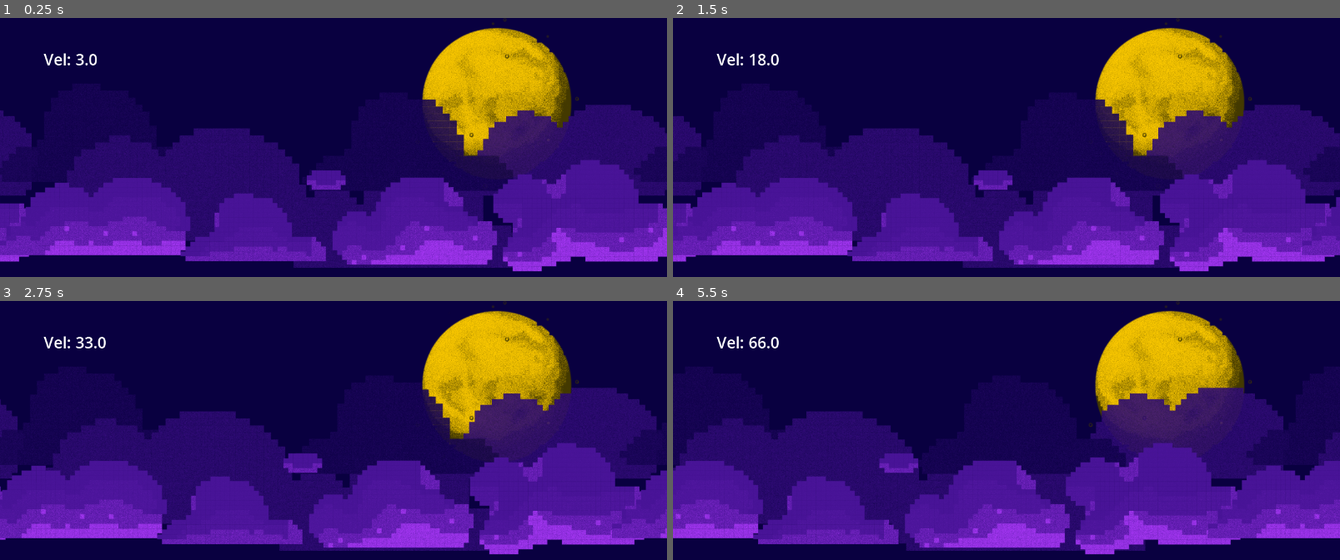
Above: before the commit, frames 1-4 (two rows, left to right).
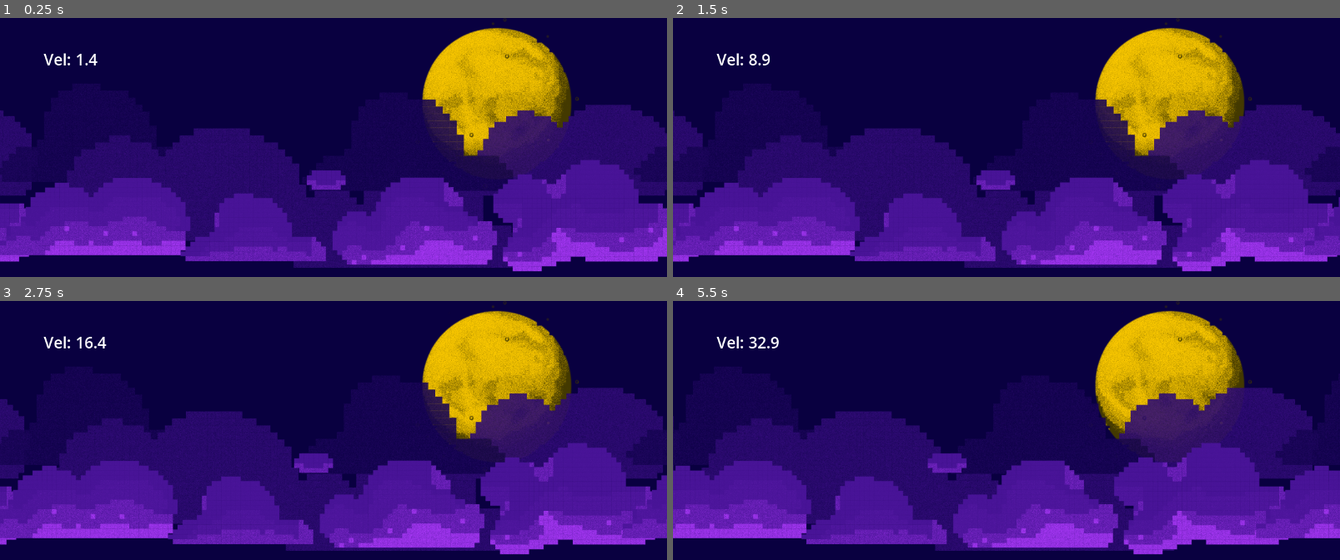
Above: after the commit, the same moments.

Repository: Hei-Lima/learninggodot
Game: Godot game, scene res://scenes/level.tscn
The game is run twice, just before and just after one commit, with the same random seed, the same clock (stepped at 60 frames per second) and the same inputs.
Inputs:
- Up to frame 1 (0.25 s): no input
- Up to frame 2 (1.5 s): no input
- Up to frame 3 (2.75 s): no input
- Up to frame 4 (5.5 s): no input

The runs differ from the first frame. In frame 1, less than 0.1% of the frame differs, in the area x 11-15%, y 13-19%; in frame 2, 2.4%; in frame 3, 8.1%; in frame 4, 20%, in the area x 0-100%, y 13-98%.

Commit message:
Fix camera

Diff:
--- a/joyride/scenes/level.tscn
+++ b/joyride/scenes/level.tscn
@@ -1,6 +1,5 @@
-[gd_scene load_steps=6 format=3 uid="uid://cpa0vb5dlq6dn"]
+[gd_scene load_steps=5 format=3 uid="uid://cpa0vb5dlq6dn"]
 
-[ext_resource type="Script" uid="uid://cumb4r12nfw2v" path="res://scenes/scroll_controller.gd" id="2_w7c3h"]
 [ext_resource type="PackedScene" uid="uid://b8x8ucg4jdakg" path="res://scenes/background/background.tscn" id="2_w8frs"]
 [ext_resource type="Script" uid="uid://c04oqxy5bnr1c" path="res://scenes/misc/label.gd" id="3_w8frs"]
 [ext_resource type="PackedScene" uid="uid://djyda0k6pftbe" path="res://scenes/player.tscn" id="4_mx8sn"]
@@ -10,25 +9,7 @@
 
 [node name="Node2D" type="Node2D"]
 
-[node name="ScrollController" type="Node2D" parent="."]
-position = Vector2(634, 361)
-script = ExtResource("2_w7c3h")
-
-[node name="Camera2D" type="Camera2D" parent="ScrollController"]
-scale = Vector2(-146.159, -0.122279)
-zoom = Vector2(1.135, 1.135)
-position_smoothing_enabled = true
-
 [node name="Background" parent="." instance=ExtResource("2_w8frs")]
-
-[node name="ScrollController2" type="Node2D" parent="."]
-position = Vector2(634, 361)
-script = ExtResource("2_w7c3h")
-
-[node name="Camera2D" type="Camera2D" parent="ScrollController2"]
-scale = Vector2(-146.159, -0.122279)
-zoom = Vector2(1.135, 1.135)
-position_smoothing_enabled = true
 
 [node name="CanvasLayer" type="CanvasLayer" parent="."]
 
@@ -44,3 +25,11 @@
 
 [node name="Player" parent="." instance=ExtResource("4_mx8sn")]
 position = Vector2(207, 517)
+
+[node name="Camera2D" type="Camera2D" parent="Player"]
+position = Vector2(427, -156)
+rotation = 3.14159
+scale = Vector2(146.159, 0.122279)
+zoom = Vector2(1.135, 1.135)
+position_smoothing_enabled = true
+position_smoothing_speed = 10.0
--- a/joyride/scenes/player.gd
+++ b/joyride/scenes/player.gd
@@ -1,5 +1,14 @@
 extends CharacterBody2D
 
-# Called every frame. 'delta' is the elapsed time since the previous frame.
+@export var initial_speed = 100
+@export var max_speed = 1000
+@export var increment = 0.1
+
+# Called when the node enters the scene tree for the first time.
 func _process(delta: float) -> void:
+	if Globals.current_speed + increment <= max_speed:
+		Globals.current_speed = snapped(Globals.current_speed + increment, 0.1)
+	else:
+		Globals.current_speed = max_speed
+
 	position.x += Globals.current_speed * delta
--- a/joyride/scenes/scroll_controller.gd
+++ /dev/null
@@ -1,12 +0,0 @@
-extends Node2D
-
-@export var initial_speed = 100
-@export var max_speed = 1000
-@export var increment = 0.1
-
-# Called when the node enters the scene tree for the first time.
-func _process(delta: float) -> void:
-	if Globals.current_speed < max_speed:
-		Globals.current_speed = snapped(Globals.current_speed + increment, 0.1)
-		position.x += Globals.current_speed * delta
-		print($Camera2D.global_position)
